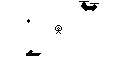
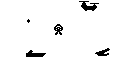
The second 128×64 image is a revision of the first. Changes to its layers:
painted on "Fons" over <box>26,24,110,57</box>
